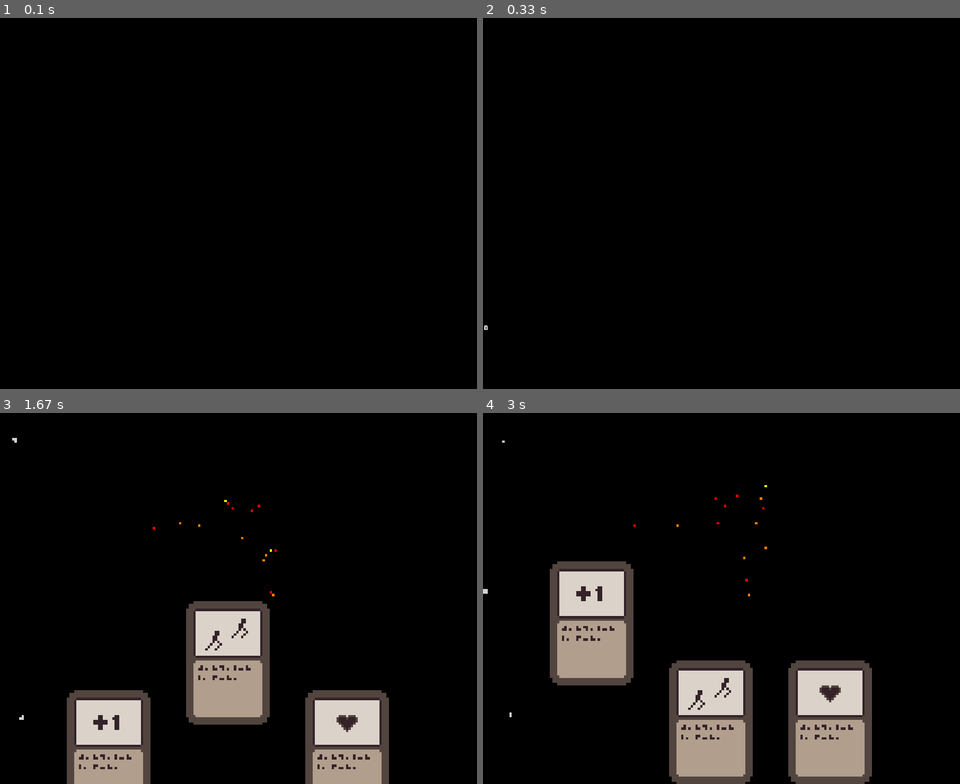
Above: before the commit, frames 1-4 (two rows, left to right).
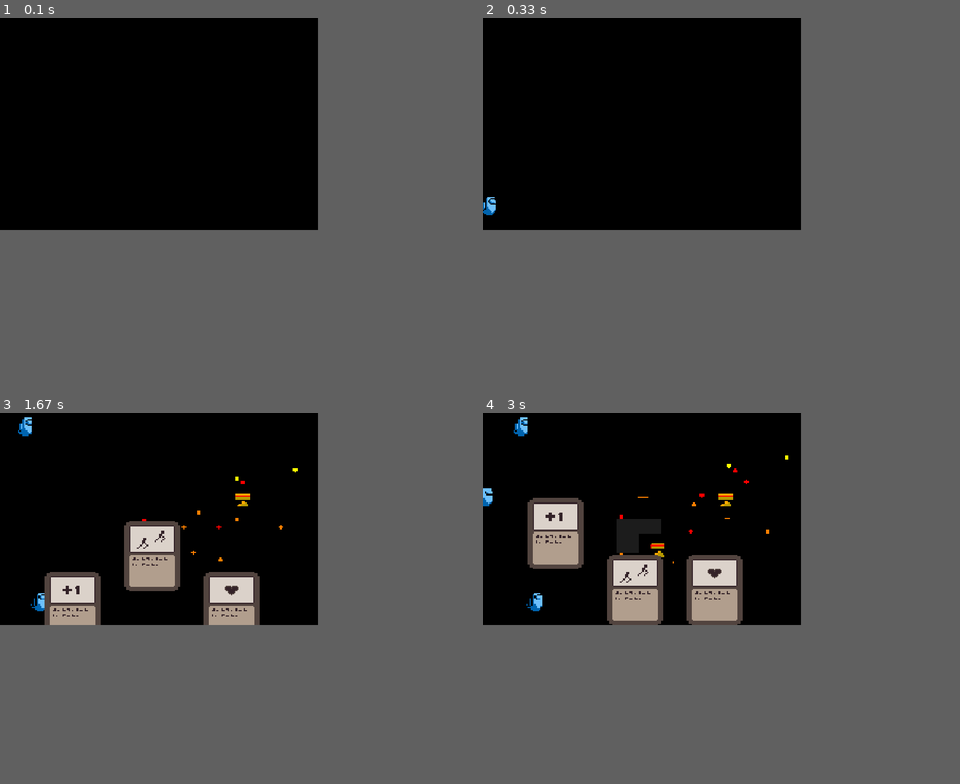
Above: after the commit, the same moments.

Repository: Johnny1882/Pygame002
Game: pygame game, started from particle.py
The game is run twice, just before and just after one commit, with the same random seed, the same clock (stepped at 60 frames per second) and the same inputs.
Inputs (mouse positions are in pixels of both pictures, inside the frame that each line leads up to):
- Up to frame 1 (0.1 s): no input
- Up to frame 2 (0.33 s): no input
- Up to frame 3 (1.67 s): press the mouse at (262, 513) at 0.37 s; move the mouse to (209, 524) at 0.47 s; release the mouse at (162, 531) at 0.6 s; tap T at 0.67 s; press the mouse at (262, 513) at 1.03 s; move the mouse to (267, 553) at 1.13 s; release the mouse at (276, 594) at 1.27 s; hold D from 1.33 s (still down); tap Space at 1.4 s; click (195, 539) at 1.42 s
- Up to frame 4 (3 s): tap Space at 1.7, 1.9, 2.2, 2.4, 2.7 s; release D at 1.8 s; hold D 1.83-2.3 s; click (568, 476) at 1.92 s; tap T at 1.98 s; hold A 2.33-2.87 s; click (645, 542) at 2.42 s
In our replay, the window is 900x700 before the commit and 600x400 after it. These sizes can differ from the game's own. Grey fills any space a smaller window leaves; there, only what the larger window draws over its background counts as a difference.

The runs differ from the first frame. In frame 1, only the window size differs. In frame 2, 0.1% of the frame differs, in the area x 0-3%, y 48-85%; in frame 3, 20%; in frame 4, 24%, in the area x 0-82%, y 1-100%.

Commit message:
solve shrink problem, add turrent bullet system, turrent preview system, add new ghost images

Diff:
--- a/data/engine.py
+++ b/data/engine.py
@@ -289,6 +289,7 @@
         anim_path = sections[0]
         entity_info = anim_path.split('/')
         entity_type = entity_info[0]
+        print(entity_info)
         animation_id = entity_info[1]
         timings = sections[1].split(';')
         tags = sections[2].split(';')
--- a/data/images/entities/entity_animations.txt
+++ b/data/images/entities/entity_animations.txt
@@ -1,2 +1,4 @@
 player/idle/ 7;7;40 loop
 enemy/idle/ 1 loop
+turrent_1/idle/ 1 loop
+turrent_1/fire/ 7;7;7;7 no
--- a/my_function/particle.py
+++ b/my_function/particle.py
@@ -3,7 +3,7 @@
 
 class particle:
 
-    def __init__(self,x,y,particle_type,motion, size, color, collision_size):
+    def __init__(self,x,y,particle_type,motion, size, color, collision_size, width = 0, height = 0):
         self.x = x
         self.y = y
         self.type = particle_type
@@ -11,7 +11,12 @@
         self.size = size
         self.color = color
         self.col_size = collision_size
-        self.rect = pygame.Rect(self.x - self.col_size[0]/2 ,self.y - self.col_size[1]/2 ,self.col_size[0], self.col_size[1])
+        self.w = width
+        self.h = height
+        if self.w == 0 and self.h == 0:
+            self.rect = pygame.Rect(self.x - self.col_size[0]/2 ,self.y - self.col_size[1]/2 ,self.col_size[0], self.col_size[1])
+        else:
+            self.rect = pygame.Rect(self.x ,self.y,self.w, self.h)
 
     def update(self):
         self.x += self.motion[0]
--- /dev/null
+++ b/my_function/turrent.py
@@ -0,0 +1,5 @@
+# import pygame as pygame
+
+# class turrent:
+
+#     def __init__(self, entity, screen, )
--- a/particle.py
+++ b/particle.py
@@ -17,10 +17,12 @@
 pygame.init()
 pygame.display.set_caption('game base')
 
-screen_width = 900
-screen_height = 700
+screen_width = 600
+screen_height = 400
+display_width = 300
+display_height = 200
 screen = pygame.display.set_mode((screen_width, screen_height),0,32)
-display = pygame.Surface((screen_width, screen_height))
+display = pygame.Surface((display_width, display_height))
 card_display = pygame.Surface((200, 150))
 card_display_background = pygame.Surface((200, 150))
 
@@ -39,38 +41,51 @@
 color_list = [(255, 255, 0), (255, 0, 0), (255, 128, 0)]
 
 enemies = []
+turrents = []
+setting_turrent = False
 
 cards = []
 show_card = False
 
-space = right = left = False
+space = right = left = key_t = False
 
 
 # Loop ------------------------------------------------------- #
 while True:
 
     # Background --------------------------------------------- #
-    screen.fill((0,0,0))
+    display.fill((0,0,0))
 
     mx, my = pygame.mouse.get_pos()
+    mx = mx * display_width / screen_width
+    my = my * display_height / screen_height
     # weapon --------------------------------------------------------------------------------------------- #
     if not show_card:
         if mouse_down:
             p = my_p.particle(mx, my, 'firefly',[random.randint(0, 20) / 10 - 1, random.randint(0, 20) / 10 - 1], 3, random.choice([(255, 255, 0), (255, 0, 0), (255, 128, 0)]), [6,6])
             particles.append(p)
 
+
+    # particles --------------------------------------------------------------------------------------------- #
         for particle in particles:
             if particle.type == 'firefly':
                 particle.size -= 0.005
             elif particle.type == 'ghost_die':
                 particle.size -= 0.3
+            elif particle.type == 'turrent_1':
+                pass
 
             particle.update()
 
-            particle.motion[0] *= 0.99
-            particle.motion[1] *= 0.99
-            # particle[1][1] += 0.1
-            pygame.draw.circle(screen, particle.color, [int(particle.x), int(particle.y)], int(particle.size))
+
+            if particle.type == 'firefly' or particle.type == 'ghost_die':
+                pygame.draw.circle(display, particle.color, [int(particle.x), int(particle.y)], int(particle.size))
+                particle.motion[0] *= 0.99
+                particle.motion[1] *= 0.99
+
+            elif particle.type == 'turrent_1':
+                pygame.draw.rect(display, particle.color, (particle.x, particle.y, particle.w, particle.h))
+
             if particle.size <= 0:
                 particles.remove(particle)
 
@@ -89,17 +104,55 @@
                 right = True
             if event.key == K_a:
                 left = True
+            if event.key == K_t:
+                key_t = True
 
         if event.type == MOUSEBUTTONDOWN:
             mouse_down = True
         if event.type == MOUSEBUTTONUP:
             mouse_down = False
 
+    # Turrent ------------------------------------------------ #
+    if key_t:
+        setting_turrent = True
+        model_turrent = e.entity(mx, my, 10, 10, 'turrent_1')
+        # turrents.append([turrent, 50])
+        key_t = False
+
+    if setting_turrent:
+        show_w = 42
+        show_h = 33
+        model_turrent.x, model_turrent.y = mx - 8, my - 8
+        pos_x = (mx // show_w) * show_w
+        pos_y = (my // show_h) * show_h
+        pygame.draw.rect(display, (28, 28, 28), (pos_x, pos_y, show_w, show_h))
+        model_turrent.display(display, [0,0])
+        if mouse_down:
+            model_turrent.x = pos_x
+            model_turrent.y = pos_y
+
+            turrents.append([model_turrent, 50])
+            setting_turrent = False
+            mouse_down = False
+
+    for turrent in turrents:
+        turrent[0].display(display, [0,0])
+        if turrent[1] <= 0:
+            turrent[0].set_action('idle')
+            turrent[0].set_action('fire')
+            p = my_p.particle(turrent[0].x, turrent[0].y + 12, 'turrent_1',[-5, 0], 1, (255, 128, 0), [10,2], 10, 2)
+            particles.append(p)
+            turrent[1] = 50
+
+        turrent[1] -= 1
+        turrent[0].handle()
+
+
     #---------------------ENEMY--------------------------------
     if not show_card:
         if random.randint(1,26) == 1:
-            enemy = [0,e.entity(random.randint(-10,0),random.randint(0, screen_height),10,10,'enemy')]
-            enemy[1].offset = [-12,-7]
+            enemy = [0,e.entity(random.randint(-10,0),random.randint(0, display_height)//33 * 33 + 3,13,20,'enemy')]
+            enemy[1].offset = [-5,0]
             enemies.append(enemy)
 
 
@@ -108,21 +161,21 @@
                 # enemy[0] += 0.2
                 # if enemy[0] > 3:
                 #     enemy[0] = 3
-                enemy_movement = [0,enemy[0]]
-                if screen_width > enemy[1].x + 5:
-                    enemy_movement[0] = 0.5
-                if screen_width < enemy[1].x - 5:
-                    enemy_movement[0] = -0.5
-                if screen_height/2 > enemy[1].y + 5:
-                    enemy_movement[1] = 0.2
-                if screen_height/2 < enemy[1].y - 5:
-                    enemy_movement[1] = -0.2
+                enemy_movement = [0.5,enemy[0]]
+                # if display_width > enemy[1].x + 5:
+                #     enemy_movement[0] = 0.5
+                # if display_width < enemy[1].x - 5:
+                #     enemy_movement[0] = -0.5
+                # if display_height/2 > enemy[1].y + 5:
+                #     enemy_movement[1] = 0.2
+                # if display_height/2 < enemy[1].y - 5:
+                #     enemy_movement[1] = -0.2
                 collision_types = enemy[1].move(enemy_movement, [])
 
                 # if not display_r.colliderect(enemy[1].obj.rect):
                 #     enemies.remove(enemy)
 
-                enemy[1].display(screen,[0,0])
+                enemy[1].display(display,[0,0])
 
         for enemy in enemies:
             for particle in particles:
@@ -178,6 +231,7 @@
     #     text.show_text(card_visuals[hovered_card][0],box_pos+5,44,1,185,font_2,overlay_surf)
     # Update ------------------------------------------------- #
     if show_card:
-      screen.blit(pygame.transform.scale(card_display,(screen_width, screen_height)), (0, 0))
+      display.blit(pygame.transform.scale(card_display,(display_width, display_height)), (0, 0))
+    screen.blit(pygame.transform.scale(display,(screen_width, screen_height)), (0, 0))
     pygame.display.update()
     mainClock.tick(60)
--- a/test.py
+++ b/test.py
@@ -21,15 +21,15 @@
             pygame.quit()
             exit()
 
-    # enemy = e.entity(50, 50 , 10, 10,'enemy')
-    # # enemy.set_pos(50,50)
-    # enemy.offset = [-12,-7]
-    # pygame.draw.rect(screen, (255, 0, 0), enemy.obj.rect)
-    # enemy.display(screen,[0,0])
+    enemy = e.entity(50, 50 , 13, 20,'enemy')
+    # enemy.set_pos(50,50)
+    enemy.offset = [-5,0]
+    pygame.draw.rect(screen, (255, 0, 0), enemy.obj.rect)
+    enemy.display(screen,[0,0])
 
-    particle = my_p.particle(50, 50, 'firefly',[0,0], 5, (255, 128, 0), [10,10])
-    pygame.draw.rect(screen, (255, 0, 0), particle.rect)
-    pygame.draw.circle(screen, particle.color, [int(particle.x), int(particle.y)], int(particle.size))
+    # particle = my_p.particle(50, 50, 'firefly',[0,0], 5, (255, 128, 0), [10,10])
+    # pygame.draw.rect(screen, (255, 0, 0), particle.rect)
+    # pygame.draw.circle(screen, particle.color, [int(particle.x), int(particle.y)], int(particle.size))
 
     pygame.display.update()
     mainClock.tick(60)
Binary file changed: data/images/entities/enemy/idle/idle_0.png
Binary file added: data/images/entities/turrent_1/fire/fire_0.png
Binary file added: data/images/entities/turrent_1/fire/fire_1.png
Binary file added: data/images/entities/turrent_1/fire/fire_2.png
Binary file added: data/images/entities/turrent_1/fire/fire_3.png
Binary file added: data/images/entities/turrent_1/idle/idle_0.png
Not shown, removed: data/images/entities/enemy/idle/.DS_Store
